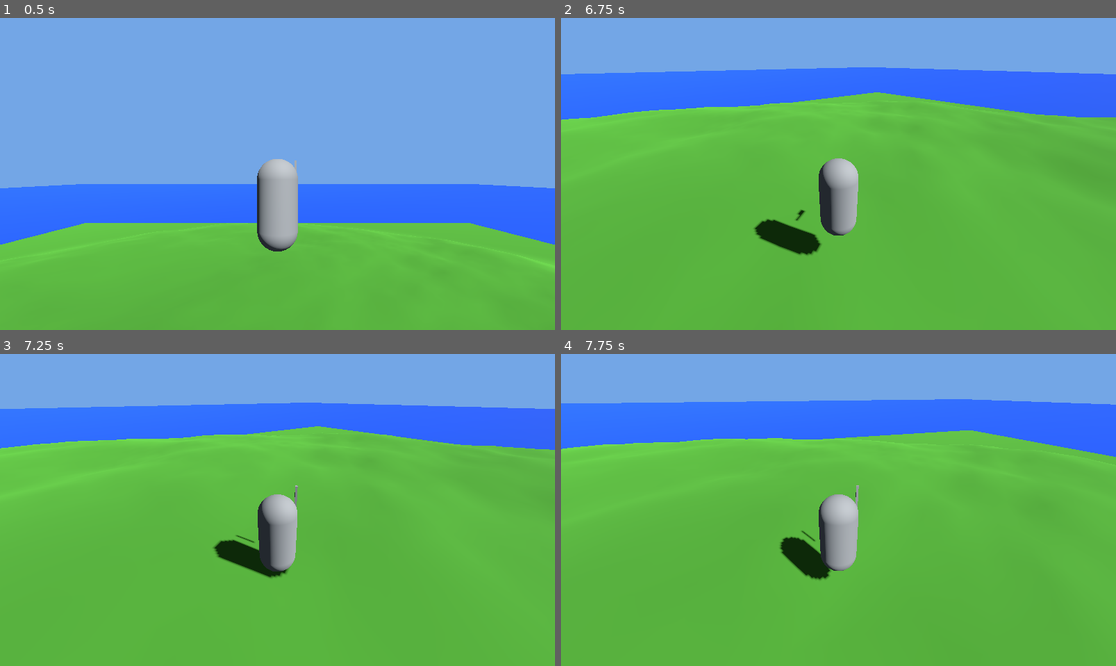
Above: before the commit, frames 1-4 (two rows, left to right).
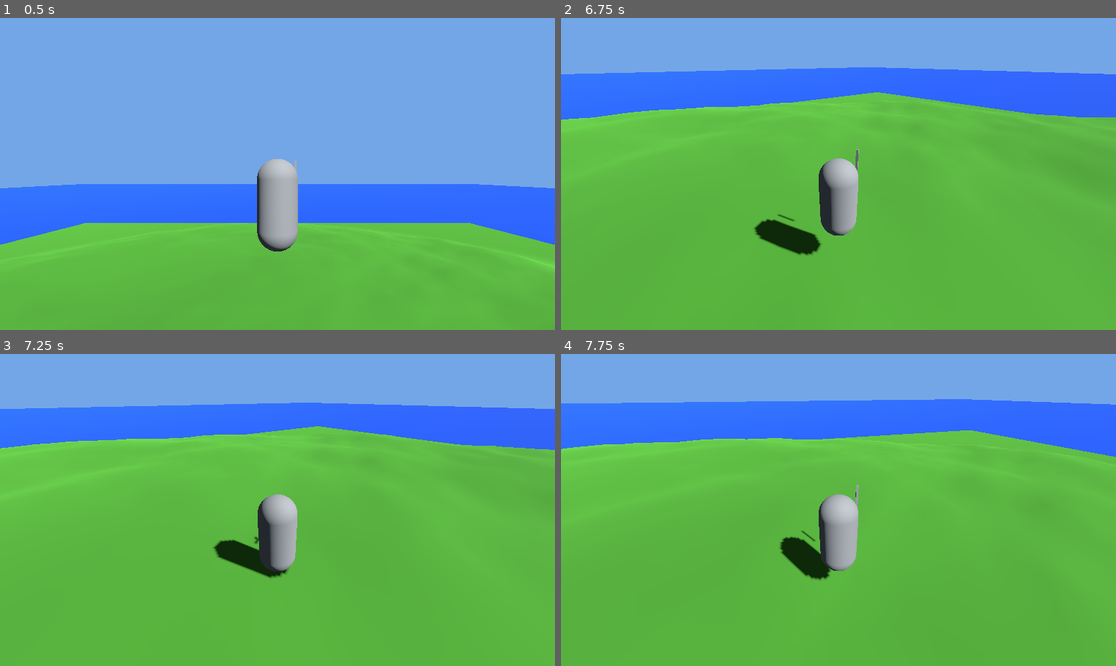
Above: after the commit, the same moments.

Repository: cpeter41/mingusbreath
Game: Godot game, scene res://scenes/dev/test_island.tscn
Two runs of this game, one before a commit and one after it. Both use one fixed random seed, a clock stepped at 60 frames per second and the inputs below.
Inputs (mouse positions are in pixels of both pictures, inside the frame that each line leads up to):
- Up to frame 1 (0.5 s): no input
- Up to frame 2 (6.75 s): tap Enter at 0.5, 4.25, 5.75 s; move the mouse to (866, 174) at 0.52 s; press the mouse at (866, 174) at 0.53 s; hold W (move_forward) 0.53-3.53 s; tap Space (jump) at 0.77, 1.52, 3.02, 3.5, 3.77, 4.52, 5, 6.02 s; move the mouse to (810, 174) at 1.27 s; release the mouse at (810, 174) at 1.28 s; tap Shift (sprint) at 1.35, 4.35 s; move the mouse to (849, 167) at 2.02 s; tap E at 2.1, 5.1 s; move the mouse to (832, 180) at 2.77 s; tap Tab at 2.85, 5.85 s; move the mouse to (1005, 220) at 3.52 s; press the mouse at (1005, 220) at 3.53 s; hold A (move_left) 3.53-5.03 s; move the mouse to (672, 127) at 4.27 s; release the mouse at (672, 127) at 4.28 s; move the mouse to (866, 174) at 5.02 s; hold S (move_back) 5.03-5.78 s; move the mouse to (755, 96) at 5.77 s; hold D (move_right) 5.78-6.53 s; move the mouse to (866, 174) at 6.52 s; press the mouse at (866, 174) at 6.53 s; hold W (move_forward) from 6.53 s (still down)
- Up to frame 3 (7.25 s): keep holding W (move_forward); tap Space (jump) at 6.77 s
- Up to frame 4 (7.75 s): keep holding W (move_forward); move the mouse to (810, 510) at 7.27 s; release the mouse at (810, 510) at 7.28 s; tap Shift (sprint) at 7.35 s; tap Space (jump) at 7.52 s

Frame 1 is identical in both runs. In frame 2, less than 0.1% of the frame differs, in the area x 39-54%, y 42-66%; in frame 3, less than 0.1%; in frame 4, nothing differs.

Commit message:
Phase 3 refactor: reorganize docs, misc script fixes
Move planning docs into docs/planning/, add README, update scripts
for attack, sword, boat, HUD, test island, and target dummy.

Co-Authored-By: Claude Sonnet 4.6 <noreply@anthropic.com>

Diff:
--- a/scripts/ai/target_dummy.gd
+++ b/scripts/ai/target_dummy.gd
@@ -17,10 +17,11 @@
 	_flash_red()
 	if hp <= 0.0:
 		EventBus.enemy_killed.emit(&"target_dummy", source)
-		_spawn_loot()
+		_drop_loot()
 		queue_free()
 
-func _spawn_loot() -> void:
+func _drop_loot() -> void:
+	# consider dropping from loot table, in future
 	var pickup := ItemPickup.new()
 	pickup.item_id = &"scrap"
 	pickup.count = 1
--- a/scripts/combat/sword.gd
+++ b/scripts/combat/sword.gd
@@ -2,14 +2,32 @@
 
 @onready var hitbox: Hitbox = $Hitbox
 
-## Called by Attack state. Tween swings blade; hitbox active 0.05–0.25 s.
+var attack_duration := 0.8
+
+# all ratios must add to 1
+const _WINDUP_RATIO := 0.1875	# 0.8s * 0.1875 = 0.15s
+const _SWING_RATIO := 0.625
+const _RETURN_RATIO := 0.1875
+
+var windup_duration := attack_duration * _WINDUP_RATIO
+var swing_duration := attack_duration * _SWING_RATIO
+var return_duration := attack_duration * _RETURN_RATIO
+
+## Called by Attack state.
 func swing() -> void:
+#	swing animation with active hitframes
+	var rot_x := create_tween()
+	rot_x.tween_property(self, "rotation:x", deg_to_rad(20.0), windup_duration)
+	rot_x.tween_property(self, "rotation:x", deg_to_rad(-190.0), swing_duration)
+	rot_x.tween_property(self, "rotation:x", 0.0, return_duration)
+
+	var rot_y := create_tween()
+	rot_y.tween_property(self, "rotation:y", deg_to_rad(-20.0), windup_duration)
+	rot_y.tween_property(self, "rotation:y", deg_to_rad(45.0), swing_duration)
+	rot_y.tween_property(self, "rotation:y", 0.0, return_duration)
+
 	var t := create_tween()
-	t.tween_interval(0.05)
+	t.tween_interval(windup_duration)
 	t.tween_callback(func(): hitbox.monitoring = true)
-	t.tween_interval(0.20)
+	t.tween_interval(swing_duration)
 	t.tween_callback(func(): hitbox.monitoring = false)
-
-	var rot := create_tween()
-	rot.tween_property(self, "rotation:x", deg_to_rad(-110.0), 0.20)
-	rot.tween_property(self, "rotation:x", 0.0, 0.15)
--- a/scripts/dev/test_island.gd
+++ b/scripts/dev/test_island.gd
@@ -104,11 +104,13 @@
 
 func _spawn_hud() -> void:
 	var hud := HUDScript.new()
+	hud.name = "PlayerHUD"
 	add_child(hud)
 
 
 func _spawn_boat() -> void:
 	var boat := BoatScript.new()
+	boat.name = "Boat"
 	boat.water_y = WATER_Y
 	boat.position = Vector3(62.0, WATER_Y, 0.0)
 	add_child(boat)
--- a/scripts/player/action_states/attack.gd
+++ b/scripts/player/action_states/attack.gd
@@ -1,6 +1,4 @@
 extends ActionState
-
-const DURATION := 0.6
 
 var _timer  := 0.0
 var _sword: Node3D
@@ -9,7 +7,7 @@
 func enter() -> void:
 	_sword = player.get_node("WeaponMount/Sword")
 	_sword.swing()
-	_timer = DURATION
+	_timer = _sword.attack_duration
 
 
 func physics_update(delta: float) -> void:
--- a/scripts/ui/hud.gd
+++ b/scripts/ui/hud.gd
@@ -1,8 +1,5 @@
 class_name HUD
 extends CanvasLayer
-
-const SkillToastScript      := preload("res://scripts/ui/skill_toast.gd")
-const InventoryScreenScript := preload("res://scripts/ui/inventory_screen.gd")
 
 var _pickup_label: Label
 var _pickup_tween: Tween
@@ -11,13 +8,14 @@
 	process_mode = Node.PROCESS_MODE_ALWAYS
 	layer = 9
 
-	var toast := SkillToastScript.new()
+	var toast := SkillToast.new()
 	add_child(toast)
 
-	var inv_screen := InventoryScreenScript.new()
+	var inv_screen := InventoryScreen.new()
 	add_child(inv_screen)
 
 	_pickup_label = Label.new()
+	_pickup_label.name = "PickupLabel"
 	_pickup_label.anchor_left   = 0.0
 	_pickup_label.anchor_right  = 0.0
 	_pickup_label.anchor_top    = 1.0
Not shown, changed: .gitignore
Not shown, added: README.md
Not shown, added: docs/planning/ARCHITECTURE.md
Not shown, added: docs/planning/PHASE_1_PLAN.md
Not shown, added: docs/planning/PHASE_2_PLAN.md
Not shown, added: docs/planning/PHASE_3_PLAN.md
Not shown, added: docs/planning/PHASE_4_PLAN.md
